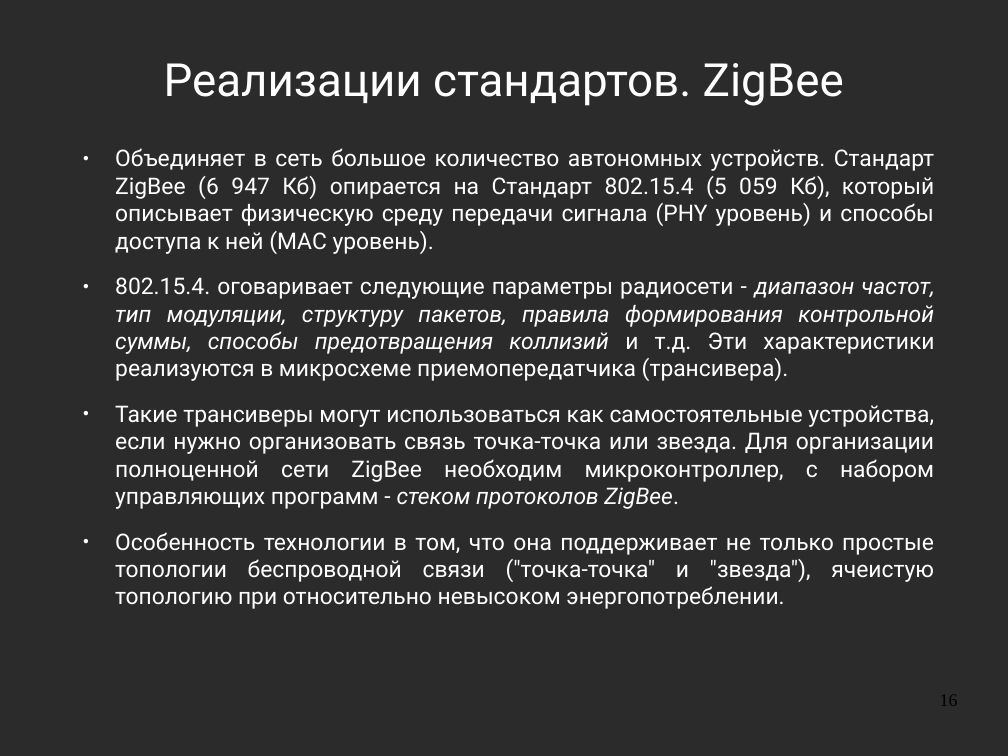
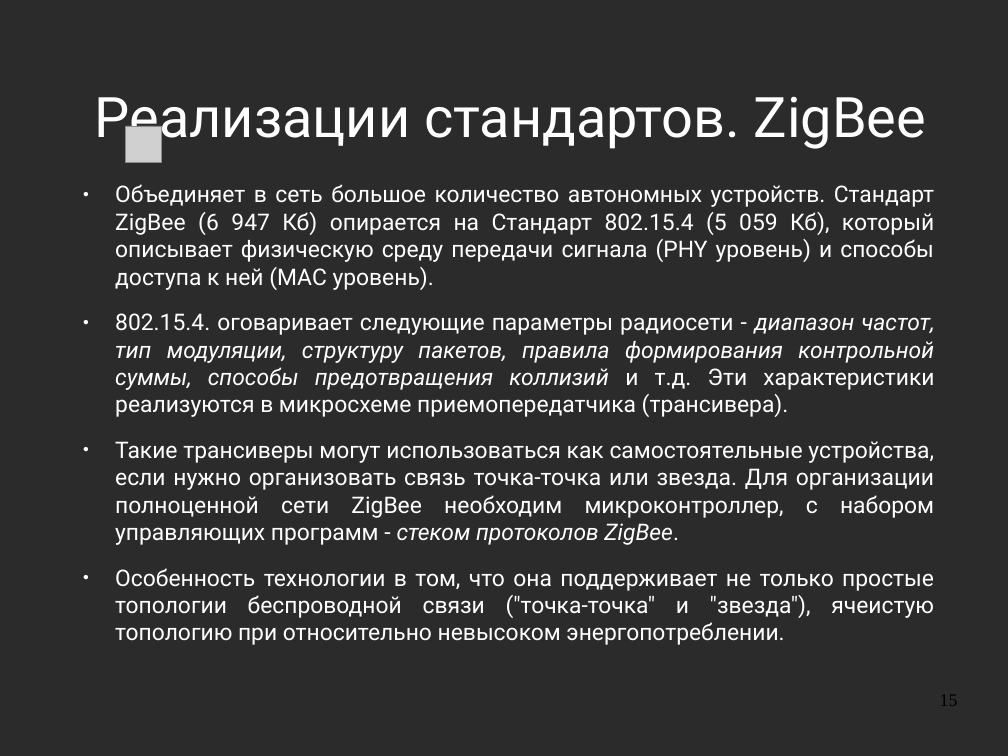
Before and after one commit to aeremenok/a-team-777, a slide deck: slide 15 of 10/smm/doc/eav_wireless.odp (slide 16 before the commit). Drawn at 1008x756 pixels with LibreOffice and Linux fonts; fonts in the diff are those of the drawing; grey boxes stand for pictures; background and template pictures are left out; a plain dark background stands for a picture behind light text. Boxes give left, top, right and bottom in pixels: in the first picture for what was removed or moved away, otherwise in the second. Text is boxed around its words. In the diff, an @@ line names an element or a change of style, - is before the commit and + after.

```diff
--- a/10/smm/doc/eav_wireless.odp
+++ b/10/smm/doc/eav_wireless.odp
@@ title "Реализации стандартов. ZigBee" moved from (x1=164, y1=63, x2=844, y2=106) to (x1=95, y1=96, x2=926, y2=151) @@
@@ title "Реализации стандартов. ZigBee" at (x1=95, y1=96, x2=926, y2=151): size 36 to 44 pt; indent changed @@
@@ picture added at (x1=126, y1=126, x2=162, y2=163) @@
@@ text "Объединяет в сеть большое количество ..." moved from (x1=115, y1=148, x2=934, y2=609) to (x1=115, y1=184, x2=934, y2=645) @@
@@ page number at (x1=940, y1=695, x2=958, y2=706): text changed @@
-16
+15
```
Also in this commit, not shown: 41 other slides changed, 2 slides added, 3 slides removed, 2 other files.
